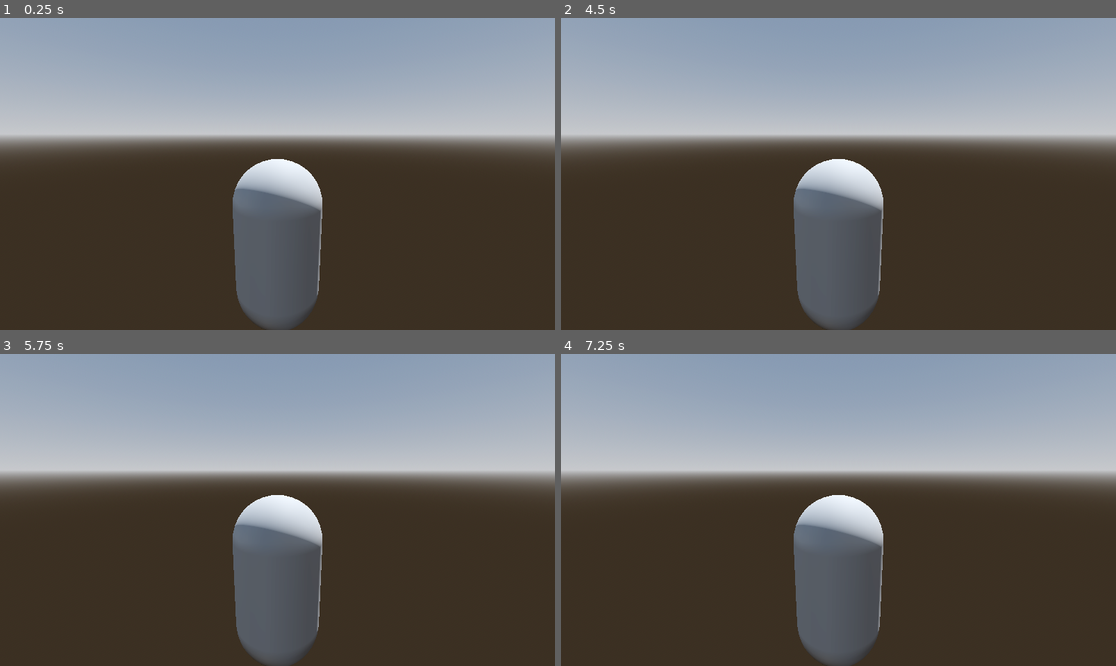
Above: before the commit, frames 1-4 (two rows, left to right).
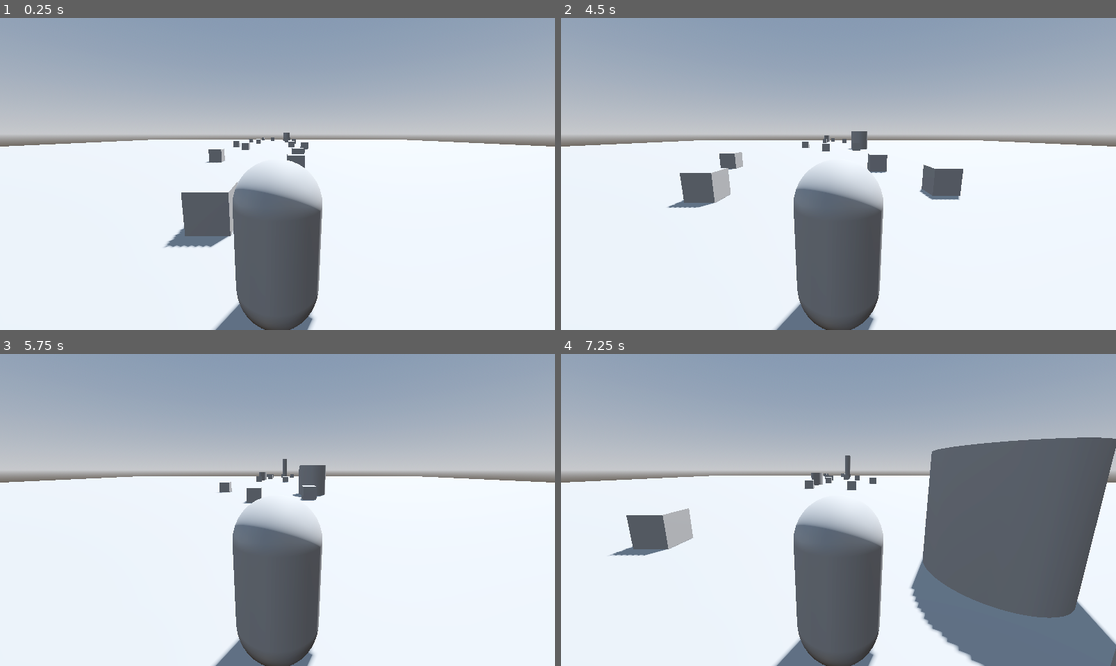
Above: after the commit, the same moments.

Repository: exploregamedev/endless_terrain
Game: Godot game, scene res://world.tscn
Same seed, same stepped clock (60 frames per second), same inputs: the game is played once before the commit and once after it. Before the commit the project has no main scene; this scene is started directly in both runs.
Inputs:
- Up to frame 1 (0.25 s): no input
- Up to frame 2 (4.5 s): no input
- Up to frame 3 (5.75 s): no input
- Up to frame 4 (7.25 s): no input

The runs differ from the first frame. In frame 1, 53% of the frame differs, in the area x 0-100%, y 36-100%; in frame 2, 53%; in frame 3, 53%; in frame 4, 56%, in the area x 0-100%, y 26-100%.

Commit message:
finished terrain controller script

Diff:
--- a/endless_terrain/terrain_blocks/terrain_1.tscn
+++ b/endless_terrain/terrain_blocks/terrain_1.tscn
@@ -1,25 +1,31 @@
-[gd_scene load_steps=3 format=3 uid="uid://crglapdncv7o1"]
+[gd_scene load_steps=4 format=3 uid="uid://crglapdncv7o1"]
 
 [sub_resource type="PlaneMesh" id="PlaneMesh_tl1s3"]
-size = Vector2(100, 20)
+size = Vector2(100, 25)
 
 [sub_resource type="BoxMesh" id="BoxMesh_hh068"]
 
-[node name="Terrain0" type="MeshInstance3D"]
+[sub_resource type="CylinderMesh" id="CylinderMesh_2q2ct"]
+
+[node name="Terrain1" type="MeshInstance3D"]
 mesh = SubResource("PlaneMesh_tl1s3")
 
 [node name="Block_0" type="MeshInstance3D" parent="."]
-transform = Transform3D(1, 0, 0, 0, 1, 0, 0, 0, 1, 2.37896, 0.5, -0.568311)
+transform = Transform3D(1, 0, 0, 0, 1, 0, 0, 0, 1, 4.33947, 0.5, -1.12307)
 mesh = SubResource("BoxMesh_hh068")
 
 [node name="Block_1" type="MeshInstance3D" parent="."]
-transform = Transform3D(1, 0, 0, 0, 1, 0, 0, 0, 1, -7.1807, 0.5, -1.66779)
+transform = Transform3D(1, 0, 0, 0, 1, 0, 0, 0, 1, -5.32957, 0.5, 0.964617)
 mesh = SubResource("BoxMesh_hh068")
 
 [node name="Block_2" type="MeshInstance3D" parent="."]
-transform = Transform3D(1, 0, 0, 0, 1, 0, 0, 0, 1, -4.53146, 0.5, 5.09346)
+transform = Transform3D(1, 0, 0, 0, 1, 0, 0, 0, 1, -1.63991, 0.5, 7.47771)
 mesh = SubResource("BoxMesh_hh068")
 
 [node name="Block_3" type="MeshInstance3D" parent="."]
-transform = Transform3D(1, 0, 0, 0, 1, 0, 0, 0, 1, 3.92756, 0.5, 4.30961)
+transform = Transform3D(1, 0, 0, 0, 1, 0, 0, 0, 1, 2.43323, 0.5, 6.21024)
 mesh = SubResource("BoxMesh_hh068")
+
+[node name="Tower0" type="MeshInstance3D" parent="."]
+transform = Transform3D(2.42812, 0, 0, 0, 1.6804, 0, 0, 0, 2.88178, 3.2145, 0.933974, 2.75174)
+mesh = SubResource("CylinderMesh_2q2ct")
--- a/endless_terrain/terrain_blocks/terrain_3.tscn
+++ b/endless_terrain/terrain_blocks/terrain_3.tscn
@@ -1,7 +1,7 @@
 [gd_scene load_steps=4 format=3 uid="uid://btlbrq33m0r7t"]
 
 [sub_resource type="PlaneMesh" id="PlaneMesh_tl1s3"]
-size = Vector2(100, 20)
+size = Vector2(100, 25)
 
 [sub_resource type="BoxMesh" id="BoxMesh_hh068"]
 
@@ -26,6 +26,6 @@
 transform = Transform3D(1, 0, 0, 0, 1, 0, 0, 0, 1, 1.50386, 0.5, 8.29253)
 mesh = SubResource("BoxMesh_hh068")
 
-[node name="MeshInstance3D" type="MeshInstance3D" parent="."]
+[node name="Tower0" type="MeshInstance3D" parent="."]
 transform = Transform3D(0.887156, 0, -1.26502, 0, 1, 0, 0.46147, 0, 2.43194, -3.24849, 0.807508, 0.469903)
 mesh = SubResource("CylinderMesh_lct05")
--- a/endless_terrain/terrain_blocks/terrain_5.tscn
+++ b/endless_terrain/terrain_blocks/terrain_5.tscn
@@ -1,7 +1,7 @@
 [gd_scene load_steps=3 format=3 uid="uid://dplsoetifndpl"]
 
 [sub_resource type="PlaneMesh" id="PlaneMesh_tl1s3"]
-size = Vector2(100, 20)
+size = Vector2(100, 25)
 
 [sub_resource type="BoxMesh" id="BoxMesh_hh068"]
 
--- /dev/null
+++ b/endless_terrain/terrain_controller.gd
@@ -0,0 +1,58 @@
+extends Node3D
+
+# This holds the catalog of loaded terrian block scenes
+var TerrainBlocks: Array = []
+# This is the set of terrian blocks which are currently rendered to viewport
+var terrain_belt: Array[MeshInstance3D] = []
+@export var terrain_velocity: float = 10.0
+# The number of blocks to keep rendered to the viewport
+@export var num_terrain_blocks = 4
+var blocks_initialized: bool = false
+@export_dir var terrian_blocks_path = "res://endless_terrain/terrain_blocks"
+
+
+func _ready() -> void:
+    _load_terrain_scenes(terrian_blocks_path)
+    _init_blocks(num_terrain_blocks)
+
+
+func _physics_process(delta: float) -> void:
+    _progress_terrain(delta)
+
+
+func _init_blocks(number_of_blocks: int) -> void:
+    blocks_initialized = true
+    for block_index in number_of_blocks:
+        var block = TerrainBlocks.pick_random().instantiate()
+        if block_index == 0:
+            block.position.z = block.mesh.size.y/2
+        else:
+            _append_to_far_edge(terrain_belt[block_index-1], block)
+        add_child(block)
+        terrain_belt.append(block)
+
+
+func _progress_terrain(delta: float) -> void:
+    for block in terrain_belt:
+        block.position.z += terrain_velocity * delta
+
+    if terrain_belt[0].position.z >= terrain_belt[0].mesh.size.y/2:
+        var last_terrain = terrain_belt[-1]
+        var first_terrain = terrain_belt.pop_front()
+
+        var block = TerrainBlocks.pick_random().instantiate()
+        _append_to_far_edge(last_terrain, block)
+        add_child(block)
+        terrain_belt.append(block)
+        first_terrain.queue_free()
+
+
+func _append_to_far_edge(target_block: MeshInstance3D, appending_block: MeshInstance3D) -> void:
+    appending_block.position.z = target_block.position.z - target_block.mesh.size.y/2 - appending_block.mesh.size.y/2
+
+
+func _load_terrain_scenes(target_path: String) -> void:
+    var dir = DirAccess.open(target_path)
+    for scene_file_path in dir.get_files():
+        print("Loading terrian block scene: " + target_path + "/" + scene_file_path)
+        TerrainBlocks.append(load(target_path + "/" + scene_file_path))
--- a/endless_terrain/terrain_controller.tscn
+++ b/endless_terrain/terrain_controller.tscn
@@ -1,3 +1,6 @@
-[gd_scene format=3 uid="uid://riw3ubbov35l"]
+[gd_scene load_steps=2 format=3 uid="uid://riw3ubbov35l"]
+
+[ext_resource type="Script" path="res://endless_terrain/terrain_controller.gd" id="1_ljkla"]
 
 [node name="TerrainController" type="Node3D"]
+script = ExtResource("1_ljkla")
--- a/project.godot
+++ b/project.godot
@@ -11,6 +11,6 @@
 [application]
 
 config/name="EndlessRunner"
-run/main_scene="res://terrain/endless_terrain.tscn"
+run/main_scene="res://world.tscn"
 config/features=PackedStringArray("4.0", "Forward Plus")
 config/icon="res://icon.svg"
--- a/world.tscn
+++ b/world.tscn
@@ -1,4 +1,6 @@
-[gd_scene load_steps=6 format=3 uid="uid://b4kyjwru847yp"]
+[gd_scene load_steps=7 format=3 uid="uid://b4kyjwru847yp"]
+
+[ext_resource type="PackedScene" uid="uid://riw3ubbov35l" path="res://endless_terrain/terrain_controller.tscn" id="1_l6ogi"]
 
 [sub_resource type="ProceduralSkyMaterial" id="ProceduralSkyMaterial_ox3x8"]
 sky_horizon_color = Color(0.64625, 0.65575, 0.67075, 1)
@@ -17,7 +19,7 @@
 
 [sub_resource type="CapsuleMesh" id="CapsuleMesh_pb6xe"]
 
-[node name="world" type="Node3D"]
+[node name="World" type="Node3D"]
 
 [node name="WorldEnvironment" type="WorldEnvironment" parent="."]
 environment = SubResource("Environment_6rtpw")
@@ -37,3 +39,6 @@
 
 [node name="Camera3D" type="Camera3D" parent="CharacterBody3D"]
 transform = Transform3D(1, 0, 0, 0, 0.981299, 0.192488, 0, -0.192488, 0.981299, 0, 1.268, 2.20254)
+
+[node name="TerrainController" parent="." instance=ExtResource("1_l6ogi")]
+transform = Transform3D(1, 0, 0, 0, 1, 0, 0, 0, 1, 0, 0, 0.287614)
